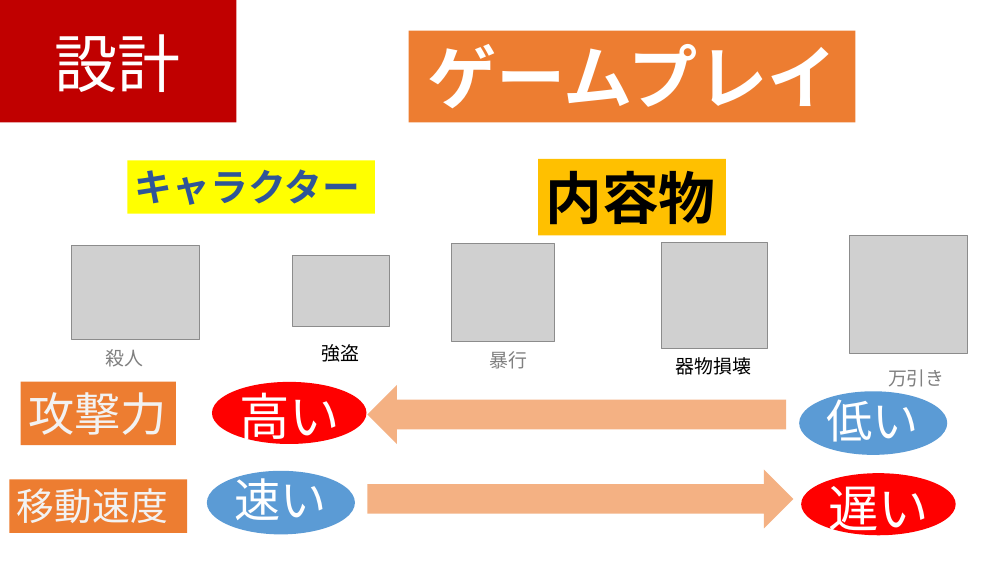
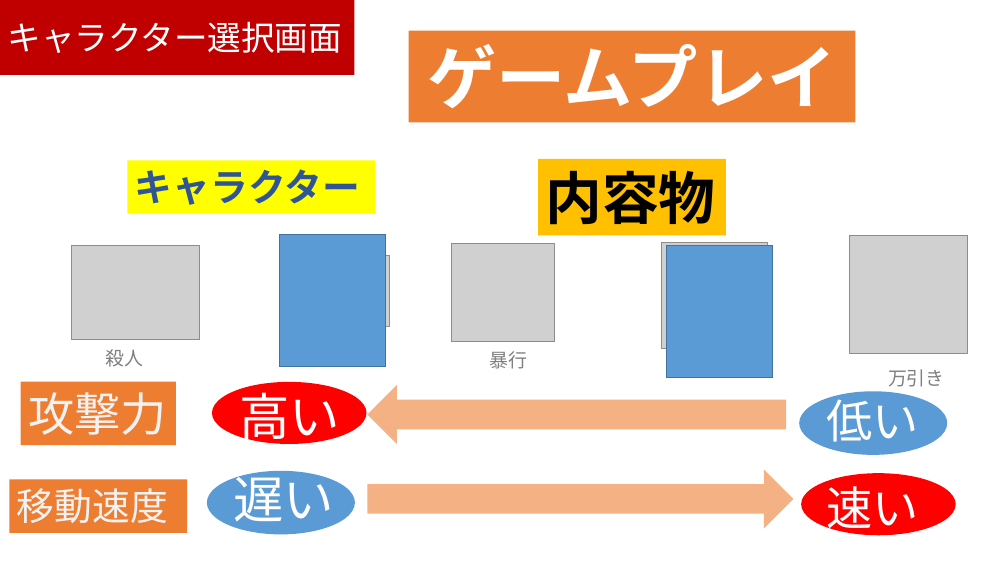
Before and after one commit to kawanami1022/2.5DActionGameProject, a slide deck: slide 14 of すみませんASOゲームショウまでに間に合いませんでした.pptx (slide 12 before the commit). Drawn at 1008x567 pixels with LibreOffice and Linux fonts; fonts in the diff are those of the drawing; grey boxes stand for pictures. Boxes give left, top, right and bottom in pixels: in the first picture for what was removed or moved away, otherwise in the second. Text is boxed around its words. In the diff, an @@ line names an element or a change of style, - is before the commit and + after.

```diff
--- a/すみませんASOゲームショウまでに間に合いませんでした.pptx
+++ b/すみませんASOゲームショウまでに間に合いませんでした.pptx
@@ rectangle: place and size @@
-rectangle at [0,0,237,123]
+rectangle at [0,0,355,75]
@@ text at [7,21,342,53]: text changed; size 60 to 32 pt @@
-設計
+キャラクター選択画面
@@ rectangle added at [280,234,386,367], fill #5B9BD5, outline #43739E 1 pt @@
@@ rectangle added at [667,245,773,377], fill #5B9BD5, outline #43739E 1 pt @@
@@ text "遅い": place and size @@
-text "遅い" at [828,476,929,540]
+text "遅い" at [233,467,334,531]
@@ text "速い": place and size @@
-text "速い" at [234,470,326,529]
+text "速い" at [827,478,919,537]
```
Also in this commit, not shown: 3 other slides changed, 7 slides added, 1 slide removed.
